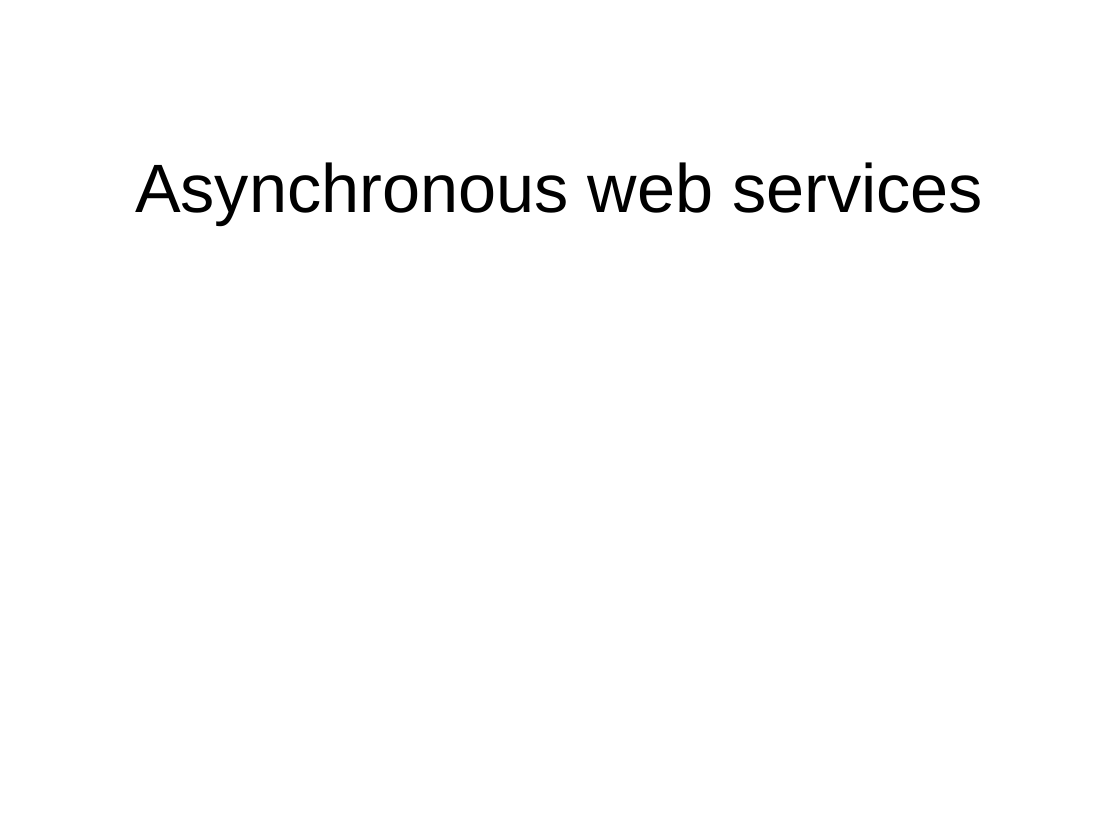
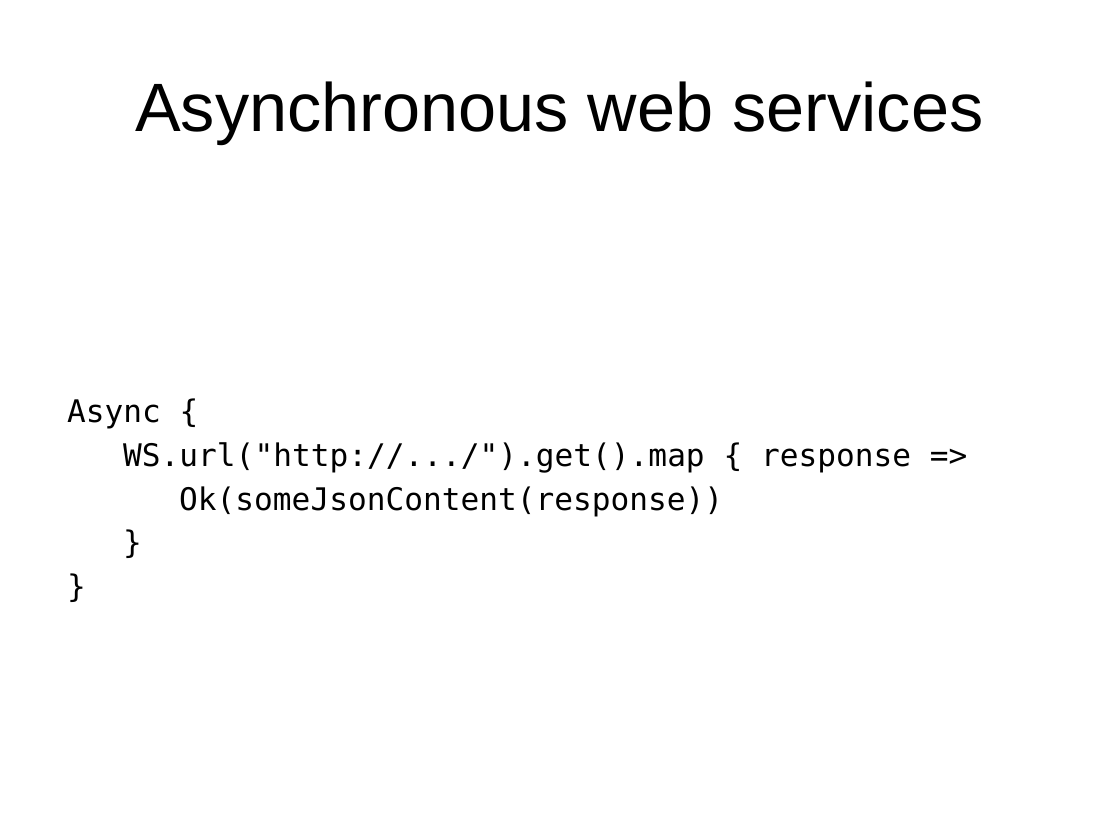
Before and after one commit to oscarrenalias/wjax-2012-play-async-apps, a slide deck: slide 13 of presentation/Asynchronous web apps with Play Framework 2.0.potx (slide 9 before the commit). Drawn at 1120x840 pixels with LibreOffice and Linux fonts; fonts in the diff are those of the drawing; background and template pictures are left out. Boxes give left, top, right and bottom in pixels: in the first picture for what was removed or moved away, otherwise in the second. Text is boxed around its words. In the diff, an @@ line names an element or a change of style, - is before the commit and + after.

Commit message:
Changed the master template to a white empty one, and added some more content.

```diff
--- a/presentation/Asynchronous web apps with Play Framework 2.0.potx
+++ b/presentation/Asynchronous web apps with Play Framework 2.0.potx
@@ title "Asynchronous web services": place and size @@
-title "Asynchronous web services" at (135,162,983,224)
+title "Asynchronous web services" at (135,81,983,143)
@@ text added at (67,399,911,516), 20 pt, text #000000 @@
+Async {
+WS.url("http://.../").get().map { response =>
+Ok(someJsonContent(response))
+}
+}
```
Also in this commit, not shown: 8 other slides changed, 10 slides added, 5 slides removed.
